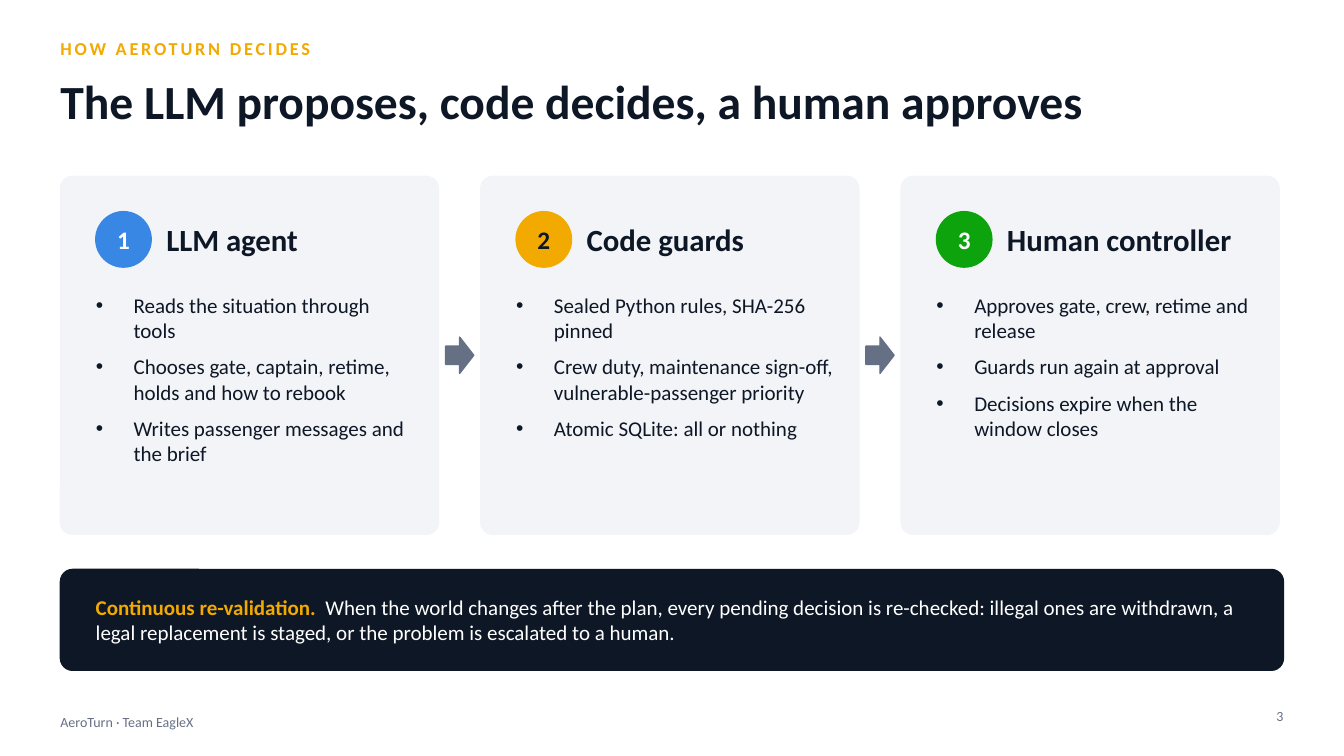
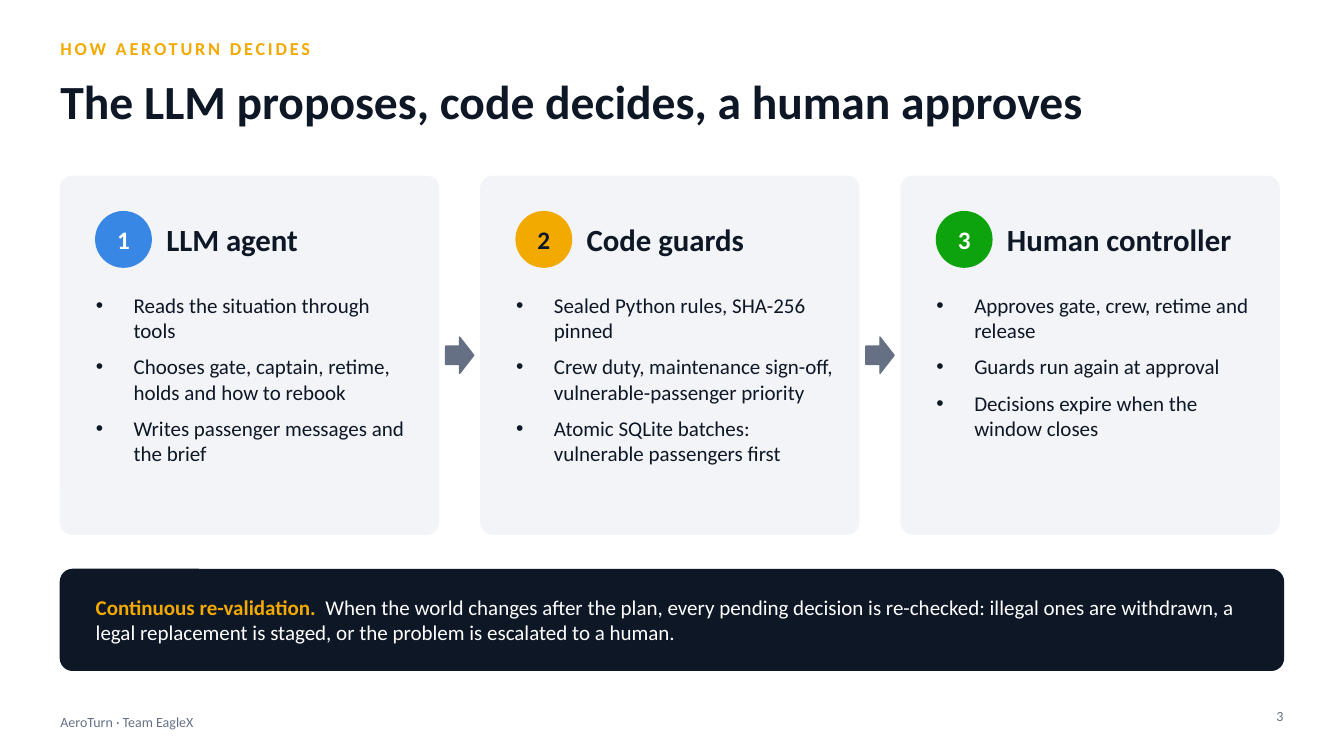
Before and after one commit to RithikhC/EagleX, a slide deck: slide 3 of docs/AeroTurn_Deck.pptx. Drawn at 1344x756 pixels with LibreOffice and Linux fonts; fonts in the diff are those of the drawing. Boxes give left, top, right and bottom in pixels: in the first picture for what was removed or moved away, otherwise in the second. Text is boxed around its words. In the diff, an @@ line names an element or a change of style, - is before the commit and + after.

```diff
--- a/docs/AeroTurn_Deck.pptx
+++ b/docs/AeroTurn_Deck.pptx
@@ text at (554,421,781,465): text changed @@
-• Atomic SQLite: all or nothing
+• Atomic SQLite batches: vulnerable passengers first
```
Also in this commit, not shown: 3 other slides changed, 1 slide added, 46 other files.
